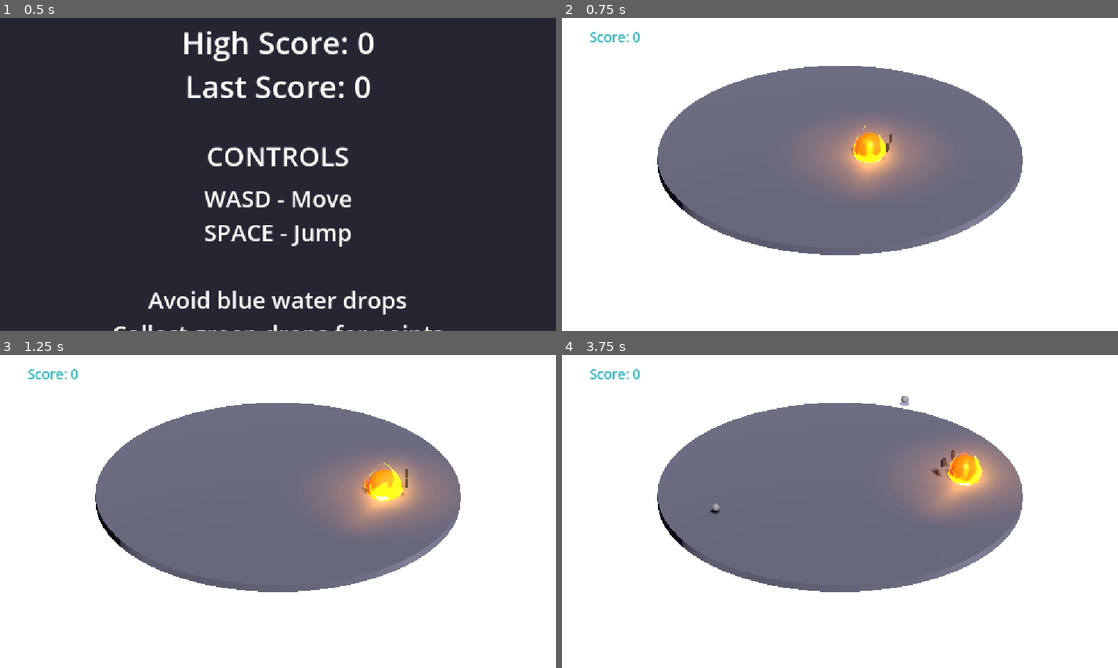
Above: before the commit, frames 1-4 (two rows, left to right).
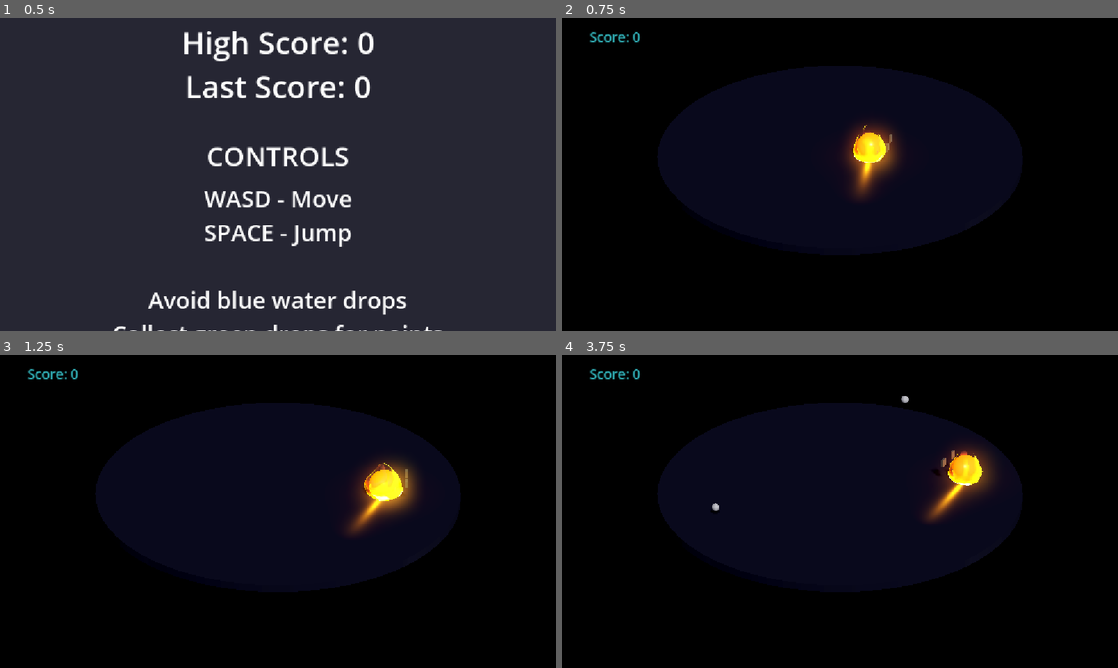
Above: after the commit, the same moments.

Repository: cquehl/GodotJam
Game: Godot game, scene res://scenes/title_screen.tscn
The game is run twice, just before and just after one commit, with the same random seed, the same clock (stepped at 60 frames per second) and the same inputs.
Inputs:
- Up to frame 1 (0.5 s): no input
- Up to frame 2 (0.75 s): tap Space (jump) at 0.5 s; hold D (move_right) from 0.53 s (still down)
- Up to frame 3 (1.25 s): keep holding D (move_right); tap Space (jump) at 0.77 s
- Up to frame 4 (3.75 s): release D (move_right) at 1.28 s; hold S (move_down) 1.28-2.03 s; tap Space (jump) at 1.52, 3.02 s; hold D (move_right) 2.03-2.78 s; hold W (move_up) 2.78-3.53 s; hold A (move_left) from 3.53 s (still down)

Frame 1 is identical in both runs. In frame 2, 100% of the frame differs, in the area x 0-100%, y 0-100%; in frame 3, 100%; in frame 4, 100%.

Commit message:
Add immersive space theme with procedural starfield skybox
Created comprehensive procedural starfield shader:
- Multi-layered stars with varying sizes and brightness
- Twinkling stars with different phases for realism
- Warm (orange/red) and cool (blue/white) star color variation
- Fractal noise-based nebulae with purple/blue color scheme
- Distant spiral galaxies with core and arm structure
- Slow rotation for subtle movement
- Fully customizable parameters for fine-tuning

Updated game environment for space theme:
- Replaced solid background with procedural starfield sky
- Enhanced ambient lighting from sky contribution
- Improved glow settings for better orb emission visibility
- Added tonemap for better contrast

Enhanced platform material:
- Dark metallic surface (70% metallic, 25% roughness)
- Reflects starfield and orbs beautifully
- Subtle blue emission for sci-fi aesthetic
- High specular for star reflections

The orbs now reflect the stars, nebulae, and galaxies:
- Water droplets show liquid starlight effect
- Electric orbs have distorted cosmic reflections
- Creates immersive deep space atmosphere

Diff:
--- a/godot-jam/scenes/game_3d.tscn
+++ b/godot-jam/scenes/game_3d.tscn
@@ -1,9 +1,10 @@
-[gd_scene load_steps=14 format=3 uid="uid://cypksu2x31fcw"]
+[gd_scene load_steps=16 format=3 uid="uid://cypksu2x31fcw"]
 
 [ext_resource type="Script" uid="uid://cj2n810in24kt" path="res://scripts/orb_controller_3d.gd" id="1_controller"]
 [ext_resource type="PackedScene" path="res://fire/fire.tscn" id="2_fire"]
 [ext_resource type="Script" uid="uid://cord3pj7715bo" path="res://scripts/droplet_spawner.gd" id="3_spawner"]
 [ext_resource type="Script" uid="uid://cepw50j0ie6bd" path="res://scripts/score_ui.gd" id="4_score_ui"]
+[ext_resource type="Shader" path="res://shaders/starfield_skybox.gdshader" id="5_starfield"]
 
 [sub_resource type="BoxMesh" id="BoxMesh_eye"]
 size = Vector3(0.2, 0.3, 0.08)
@@ -19,13 +20,36 @@
 rings = 16
 ring_segments = 8
 
+[sub_resource type="ShaderMaterial" id="ShaderMaterial_starfield"]
+shader = ExtResource("5_starfield")
+shader_parameter/nebula_color_1 = Vector3(0.1, 0.05, 0.3)
+shader_parameter/nebula_color_2 = Vector3(0.3, 0.1, 0.5)
+shader_parameter/nebula_color_3 = Vector3(0.05, 0.1, 0.3)
+shader_parameter/nebula_intensity = 0.4
+shader_parameter/star_density = 0.5
+shader_parameter/star_brightness = 1.8
+shader_parameter/large_star_density = 0.02
+shader_parameter/star_color_tint = Vector3(0.9, 0.95, 1)
+shader_parameter/rotation_speed = 0.01
+shader_parameter/galaxy_density = 0.015
+shader_parameter/galaxy_brightness = 0.8
+shader_parameter/enable_twinkle = true
+shader_parameter/twinkle_speed = 2.0
+
+[sub_resource type="Sky" id="Sky_1"]
+sky_material = SubResource("ShaderMaterial_starfield")
+
 [sub_resource type="Environment" id="Environment_1"]
-background_mode = 1
-background_color = Color(0.25, 0.25, 0.3, 1)
-ambient_light_source = 2
-ambient_light_color = Color(0.4, 0.4, 0.5, 1)
-ambient_light_energy = 0.3
+background_mode = 2
+sky = SubResource("Sky_1")
+ambient_light_source = 3
+ambient_light_color = Color(0.3, 0.3, 0.4, 1)
+ambient_light_sky_contribution = 0.5
+ambient_light_energy = 0.4
+tonemap_mode = 2
 glow_enabled = true
+glow_intensity = 1.2
+glow_strength = 1.1
 glow_blend_mode = 0
 
 [sub_resource type="CylinderMesh" id="CylinderMesh_platform"]
@@ -35,9 +59,13 @@
 rings = 1
 
 [sub_resource type="StandardMaterial3D" id="Material_platform"]
-albedo_color = Color(0.4, 0.4, 0.45, 1)
-metallic = 0.1
-roughness = 0.8
+albedo_color = Color(0.15, 0.15, 0.2, 1)
+metallic = 0.7
+metallic_specular = 0.8
+roughness = 0.25
+emission_enabled = true
+emission = Color(0.05, 0.05, 0.15, 1)
+emission_energy_multiplier = 0.3
 
 [sub_resource type="SphereMesh" id="SphereMesh_orb"]
 radial_segments = 32
--- /dev/null
+++ b/godot-jam/shaders/starfield_skybox.gdshader
@@ -0,0 +1,216 @@
+shader_type sky;
+
+uniform vec3 nebula_color_1 : source_color = vec3(0.1, 0.05, 0.3);
+uniform vec3 nebula_color_2 : source_color = vec3(0.3, 0.1, 0.5);
+uniform vec3 nebula_color_3 : source_color = vec3(0.05, 0.1, 0.3);
+uniform float nebula_intensity : hint_range(0.0, 1.0) = 0.4;
+uniform float star_density : hint_range(0.0, 1.0) = 0.5;
+uniform float star_brightness : hint_range(0.0, 3.0) = 1.5;
+uniform float large_star_density : hint_range(0.0, 0.1) = 0.02;
+uniform vec3 star_color_tint : source_color = vec3(0.9, 0.95, 1.0);
+uniform float rotation_speed : hint_range(0.0, 0.5) = 0.02;
+uniform float galaxy_density : hint_range(0.0, 0.1) = 0.015;
+uniform float galaxy_brightness : hint_range(0.0, 2.0) = 0.8;
+uniform bool enable_twinkle : hint_default = true;
+uniform float twinkle_speed : hint_range(0.0, 5.0) = 2.0;
+
+// Hash function for pseudo-random values
+float hash(vec3 p) {
+    p = fract(p * vec3(443.897, 441.423, 437.195));
+    p += dot(p, p.yzx + 19.19);
+    return fract((p.x + p.y) * p.z);
+}
+
+// 3D noise function
+float noise3d(vec3 p) {
+    vec3 i = floor(p);
+    vec3 f = fract(p);
+    f = f * f * (3.0 - 2.0 * f);
+
+    float n000 = hash(i);
+    float n100 = hash(i + vec3(1.0, 0.0, 0.0));
+    float n010 = hash(i + vec3(0.0, 1.0, 0.0));
+    float n110 = hash(i + vec3(1.0, 1.0, 0.0));
+    float n001 = hash(i + vec3(0.0, 0.0, 1.0));
+    float n101 = hash(i + vec3(1.0, 0.0, 1.0));
+    float n011 = hash(i + vec3(0.0, 1.0, 1.0));
+    float n111 = hash(i + vec3(1.0, 1.0, 1.0));
+
+    float x00 = mix(n000, n100, f.x);
+    float x10 = mix(n010, n110, f.x);
+    float x01 = mix(n001, n101, f.x);
+    float x11 = mix(n011, n111, f.x);
+
+    float y0 = mix(x00, x10, f.y);
+    float y1 = mix(x01, x11, f.y);
+
+    return mix(y0, y1, f.z);
+}
+
+// Fractal Brownian Motion for nebula
+float fbm(vec3 p) {
+    float value = 0.0;
+    float amplitude = 0.5;
+    float frequency = 1.0;
+
+    for (int i = 0; i < 5; i++) {
+        value += amplitude * noise3d(p * frequency);
+        frequency *= 2.0;
+        amplitude *= 0.5;
+    }
+
+    return value;
+}
+
+// Generate stars with various sizes and optional twinkling
+float stars(vec3 p, float density, float size, float twinkle) {
+    vec3 cell = floor(p);
+    vec3 fract_p = fract(p);
+
+    float star = 0.0;
+
+    // Check neighboring cells for stars
+    for (int x = -1; x <= 1; x++) {
+        for (int y = -1; y <= 1; y++) {
+            for (int z = -1; z <= 1; z++) {
+                vec3 neighbor = vec3(float(x), float(y), float(z));
+                vec3 cell_pos = cell + neighbor;
+
+                float rand = hash(cell_pos);
+
+                if (rand < density) {
+                    // Star position within cell
+                    vec3 star_pos = neighbor + vec3(
+                        hash(cell_pos + vec3(1.0, 2.0, 3.0)),
+                        hash(cell_pos + vec3(4.0, 5.0, 6.0)),
+                        hash(cell_pos + vec3(7.0, 8.0, 9.0))
+                    );
+
+                    float dist = length(fract_p - star_pos);
+                    float star_size = size * (0.5 + hash(cell_pos + vec3(10.0, 11.0, 12.0)) * 0.5);
+
+                    // Twinkling effect
+                    float brightness = 1.0;
+                    if (enable_twinkle) {
+                        float phase = hash(cell_pos + vec3(13.0, 14.0, 15.0)) * 6.28318;
+                        brightness = 0.7 + 0.3 * sin(twinkle + phase);
+                    }
+
+                    star = max(star, brightness * (1.0 - smoothstep(0.0, star_size, dist)));
+                }
+            }
+        }
+    }
+
+    return star;
+}
+
+// Generate distant galaxies
+float galaxy(vec3 p, float density) {
+    vec3 cell = floor(p);
+    vec3 fract_p = fract(p);
+
+    float galaxy_glow = 0.0;
+
+    for (int x = -1; x <= 1; x++) {
+        for (int y = -1; y <= 1; y++) {
+            for (int z = -1; z <= 1; z++) {
+                vec3 neighbor = vec3(float(x), float(y), float(z));
+                vec3 cell_pos = cell + neighbor;
+
+                float rand = hash(cell_pos);
+
+                if (rand < density) {
+                    // Galaxy position
+                    vec3 galaxy_pos = neighbor + vec3(
+                        hash(cell_pos + vec3(20.0, 21.0, 22.0)),
+                        hash(cell_pos + vec3(23.0, 24.0, 25.0)),
+                        hash(cell_pos + vec3(26.0, 27.0, 28.0))
+                    );
+
+                    vec3 offset = fract_p - galaxy_pos;
+                    float dist = length(offset);
+
+                    // Spiral pattern for galaxy
+                    float angle = atan(offset.y, offset.x);
+                    float spiral = sin(angle * 3.0 - dist * 10.0) * 0.5 + 0.5;
+
+                    // Galaxy core and arms
+                    float core = exp(-dist * 20.0);
+                    float arms = exp(-dist * 8.0) * spiral * 0.6;
+
+                    galaxy_glow = max(galaxy_glow, core + arms);
+                }
+            }
+        }
+    }
+
+    return galaxy_glow;
+}
+
+void sky() {
+    // Rotate the sky slowly over time
+    float time = TIME * rotation_speed;
+    float c = cos(time);
+    float s = sin(time);
+    mat3 rot = mat3(
+        vec3(c, 0.0, s),
+        vec3(0.0, 1.0, 0.0),
+        vec3(-s, 0.0, c)
+    );
+
+    vec3 dir = rot * EYEDIR;
+
+    // Base dark space color
+    vec3 base_color = vec3(0.01, 0.01, 0.02);
+
+    // Nebula layers with different scales and colors
+    float nebula1 = fbm(dir * 2.0);
+    float nebula2 = fbm(dir * 3.0 + vec3(5.0, 5.0, 5.0));
+    float nebula3 = fbm(dir * 1.5 + vec3(10.0, 10.0, 10.0));
+
+    // Combine nebulae with different colors
+    vec3 nebula = nebula_color_1 * nebula1 * 0.4;
+    nebula += nebula_color_2 * nebula2 * 0.3;
+    nebula += nebula_color_3 * nebula3 * 0.3;
+
+    // Apply nebula intensity
+    nebula *= nebula_intensity;
+
+    // Twinkle time
+    float twinkle_time = TIME * twinkle_speed;
+
+    // Add multiple star layers with twinkling
+    float star_layer_1 = stars(dir * 30.0, star_density * 0.01, 0.02, twinkle_time);
+    float star_layer_2 = stars(dir * 20.0, star_density * 0.008, 0.03, twinkle_time * 1.3);
+    float star_layer_3 = stars(dir * 15.0, large_star_density, 0.04, twinkle_time * 0.7);
+
+    // Combine star layers with brightness
+    float all_stars = star_layer_1 + star_layer_2 * 1.2 + star_layer_3 * 1.5;
+
+    // Add color variation to stars
+    vec3 star_color = vec3(1.0) * all_stars * star_brightness;
+
+    // Some stars have slight color tints
+    float color_variation = hash(floor(dir * 30.0));
+    if (color_variation > 0.9) {
+        star_color *= vec3(1.0, 0.9, 0.8); // Warm stars
+    } else if (color_variation > 0.8) {
+        star_color *= vec3(0.9, 0.95, 1.1); // Cool stars
+    }
+
+    star_color *= star_color_tint;
+
+    // Add distant galaxies
+    float galaxy_layer = galaxy(dir * 5.0, galaxy_density);
+    vec3 galaxy_color = vec3(0.8, 0.7, 1.0) * galaxy_layer * galaxy_brightness;
+
+    // Combine everything
+    vec3 final_color = base_color + nebula + star_color + galaxy_color;
+
+    // Add subtle brightness to upper hemisphere
+    float horizon_glow = max(0.0, dir.y) * 0.05;
+    final_color += vec3(0.05, 0.05, 0.1) * horizon_glow;
+
+    COLOR = final_color;
+}
